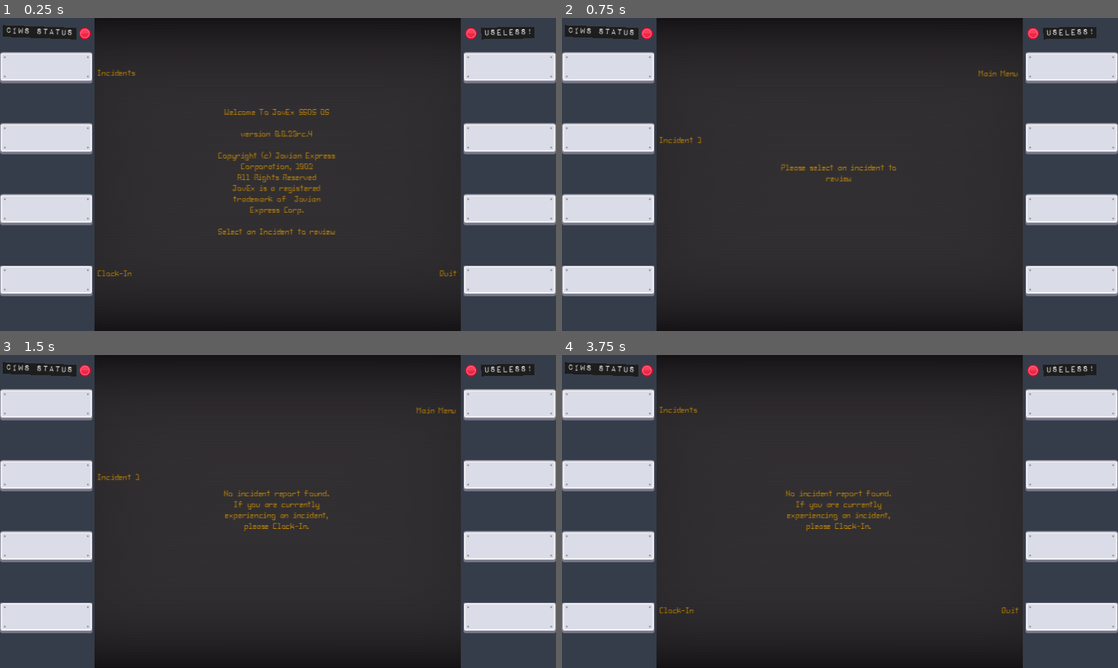
Above: before the commit, frames 1-4 (two rows, left to right).
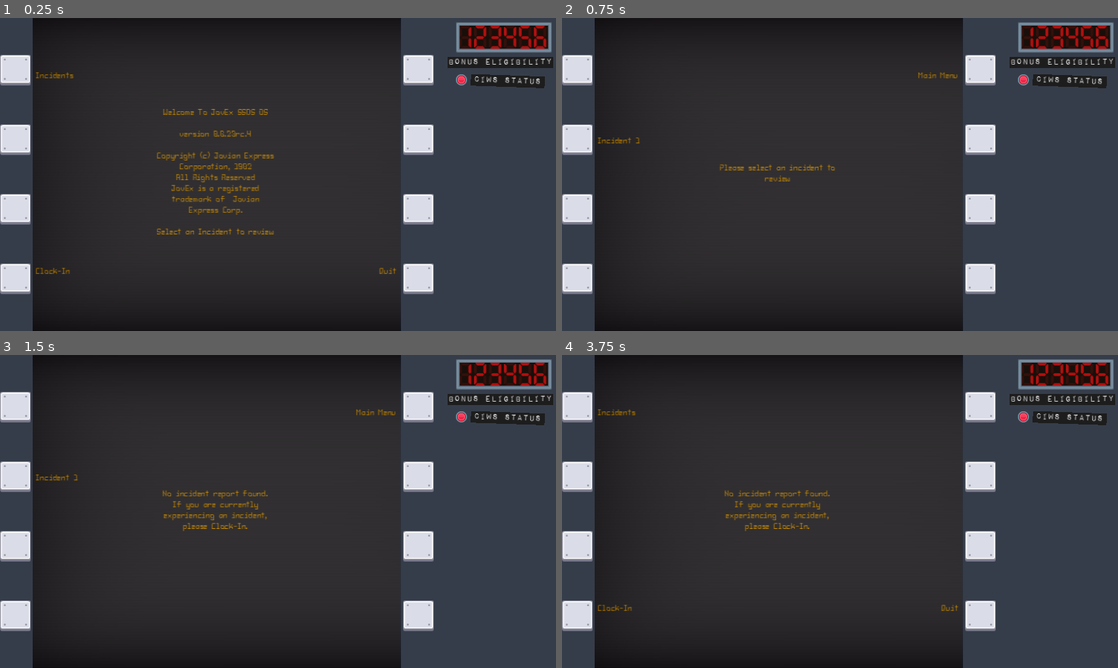
Above: after the commit, the same moments.

Repository: matthew-cavener/untitled_missile_game
Game: Godot game, scene res://ui/multi_function_display_panel.tscn
The game is run twice, just before and just after one commit, with the same random seed, the same clock (stepped at 60 frames per second) and the same inputs.
Inputs (mouse positions are in pixels of both pictures, inside the frame that each line leads up to; where the layout moved, square brackets give the same spot in the first picture):
- Up to frame 1 (0.25 s): no input
- Up to frame 2 (0.75 s): click (578, 71) [606, 68] at 0.5 s
- Up to frame 3 (1.5 s): click (16, 477) [44, 477] at 1.25 s
- Up to frame 4 (3.75 s): click (578, 545) [606, 545] at 2 s; click (578, 614) [606, 617] at 2.75 s; click (1040, 408) [1073, 405] at 3.5 s

The runs differ from the first frame. In frame 1, 31% of the frame differs, in the area x 0-100%, y 0-100%; in frame 2, 29%; in frame 3, 29%; in frame 4, 29%.

Commit message:
Add score counter, add credits for assets

Diff:
--- a/ui/multi_function_display_panel.gd
+++ b/ui/multi_function_display_panel.gd
@@ -11,12 +11,12 @@
 
 func _on_ciws_available(ciws_available: bool) -> void:
     if ciws_available:
-        $CIWSIndicator.texture = ciws_ready_texture
+        $CIWSIndicatorBorder/CIWSIndicator.texture = ciws_ready_texture
     else:
-        $CIWSIndicator.texture = ciws_unavailable_texture
+        $CIWSIndicatorBorder/CIWSIndicator.texture = ciws_unavailable_texture
 
 func _on_ciws_started_firing() -> void:
-    $CIWSIndicator.texture = ciws_firing_texture
+    $CIWSIndicatorBorder/CIWSIndicator.texture = ciws_firing_texture
 
 func _on_ciws_stopped_firing() -> void:
-    $CIWSIndicator.texture = ciws_ready_texture
+    $CIWSIndicatorBorder/CIWSIndicator.texture = ciws_ready_texture
--- a/ui/multi_function_display_panel.tscn
+++ b/ui/multi_function_display_panel.tscn
@@ -1,13 +1,16 @@
-[gd_scene load_steps=10 format=3 uid="uid://67f8uqxwgsxf"]
+[gd_scene load_steps=13 format=3 uid="uid://67f8uqxwgsxf"]
 
 [ext_resource type="PackedScene" uid="uid://b8sqw4ayd2bre" path="res://ui/left_button_panel.tscn" id="1_kwx1i"]
 [ext_resource type="Script" path="res://ui/multi_function_display_panel.gd" id="1_owumd"]
+[ext_resource type="PackedScene" uid="uid://d3s5tc3pqt887" path="res://ui/numerical_display.tscn" id="2_eh1dq"]
 [ext_resource type="PackedScene" uid="uid://cx1cl51q5v2gw" path="res://ui/display.tscn" id="2_um87o"]
 [ext_resource type="PackedScene" uid="uid://ct82xuv03s3vg" path="res://ui/right_button_panel.tscn" id="3_aneim"]
 [ext_resource type="PackedScene" uid="uid://dg0e1sxtg5ffn" path="res://world/world.tscn" id="3_lyras"]
 [ext_resource type="Shader" path="res://ui/display_crt.gdshader" id="5_mp8xj"]
 [ext_resource type="Texture2D" uid="uid://dua1gcw3ac7an" path="res://assets/visual/red_bar_round_gloss_large_square.png" id="6_px255"]
 [ext_resource type="FontFile" uid="uid://cblx6sd5gyfog" path="res://assets/visual/Impact Label Reversed.ttf" id="7_vu1or"]
+[ext_resource type="Texture2D" uid="uid://bahric3gcqove" path="res://assets/visual/panel_border_grey.png" id="9_oyibe"]
+[ext_resource type="Texture2D" uid="uid://du5eo1ounyqw3" path="res://assets/visual/round_grey.png" id="11_qldy5"]
 
 [sub_resource type="ShaderMaterial" id="ShaderMaterial_g8o1p"]
 shader = ExtResource("5_mp8xj")
@@ -26,21 +29,15 @@
 anchors_preset = 15
 anchor_right = 1.0
 anchor_bottom = 1.0
-offset_top = -8.0
-offset_bottom = 8.0
 grow_horizontal = 2
 grow_vertical = 2
 color = Color(0.211765, 0.239216, 0.290196, 1)
 
 [node name="MFDVerticalBox" type="HBoxContainer" parent="."]
-layout_mode = 1
-anchors_preset = 15
-anchor_right = 1.0
-anchor_bottom = 1.0
-offset_top = -8.0
-offset_bottom = 8.0
-grow_horizontal = 2
-grow_vertical = 2
+clip_contents = true
+layout_mode = 2
+offset_right = 1152.0
+offset_bottom = 648.0
 size_flags_horizontal = 3
 size_flags_vertical = 3
 alignment = 1
@@ -51,73 +48,122 @@
 [node name="Display" parent="MFDVerticalBox" instance=ExtResource("2_um87o")]
 clip_contents = true
 layout_mode = 2
-size_flags_stretch_ratio = 4.0
+size_flags_stretch_ratio = 2.41
 
-[node name="CanvasLayer" type="CanvasLayer" parent="MFDVerticalBox/Display"]
-offset = Vector2(196, 0)
-transform = Transform2D(1, 0, 0, 1, 196, 0)
+[node name="ShaderCanvasLayer" type="CanvasLayer" parent="MFDVerticalBox/Display"]
+offset = Vector2(67.4, 0)
+transform = Transform2D(1, 0, 0, 1, 67.4, 0)
 
-[node name="ColorRect" type="ColorRect" parent="MFDVerticalBox/Display/CanvasLayer"]
+[node name="ShaderColorRect" type="ColorRect" parent="MFDVerticalBox/Display/ShaderCanvasLayer"]
+z_index = 8
 material = SubResource("ShaderMaterial_g8o1p")
+clip_contents = true
 anchors_preset = -1
-anchor_right = 0.66
+anchor_right = 0.662326
 anchor_bottom = 1.0
-offset_right = -1.32001
 grow_horizontal = 2
 grow_vertical = 2
 size_flags_horizontal = 3
 size_flags_vertical = 3
+metadata/_edit_use_anchors_ = true
 
 [node name="World" parent="MFDVerticalBox/Display" instance=ExtResource("3_lyras")]
-position = Vector2(380, 328)
+position = Vector2(380, 320)
 
 [node name="RightButtonPanel" parent="MFDVerticalBox" instance=ExtResource("3_aneim")]
 layout_mode = 2
 size_flags_horizontal = 3
 
-[node name="CIWSIndicator" type="Sprite2D" parent="."]
-position = Vector2(176, 32)
-texture = ExtResource("6_px255")
-
-[node name="UselessIndicator" type="Sprite2D" parent="."]
-position = Vector2(976, 32)
-texture = ExtResource("6_px255")
-
 [node name="CIWSLabel" type="ColorRect" parent="."]
-layout_mode = 0
-offset_left = 6.0
-offset_top = 15.0
-offset_right = 159.0
-offset_bottom = 39.0
+layout_mode = 1
+anchors_preset = -1
+anchor_left = 0.847222
+anchor_top = 0.179012
+anchor_right = 0.979227
+anchor_bottom = 0.224267
+offset_right = 0.930786
+offset_bottom = -5.32501
 rotation = 0.0349066
 color = Color(0.114897, 0.114897, 0.114897, 1)
+metadata/_edit_use_anchors_ = true
 
 [node name="CIWSLabelText" type="Label" parent="CIWSLabel"]
-layout_mode = 0
-offset_right = 153.0
-offset_bottom = 24.0
+layout_mode = 1
+anchors_preset = 15
+anchor_right = 1.0
+anchor_bottom = 1.0
+grow_horizontal = 2
+grow_vertical = 2
 theme_override_fonts/font = ExtResource("7_vu1or")
 theme_override_font_sizes/font_size = 21
 text = "CIWS Status"
 horizontal_alignment = 1
 vertical_alignment = 1
 metadata/_edit_lock_ = true
+metadata/_edit_use_anchors_ = true
 
-[node name="UselessLabel" type="ColorRect" parent="."]
-layout_mode = 0
-offset_left = 997.0
-offset_top = 20.0
-offset_right = 1107.0
-offset_bottom = 44.0
-rotation = -0.0174533
+[node name="BonusLabel" type="ColorRect" parent="."]
+layout_mode = 1
+anchors_preset = -1
+anchor_left = 0.805556
+anchor_top = 0.123457
+anchor_right = 0.994792
+anchor_bottom = 0.160494
+offset_bottom = 1.52588e-05
 color = Color(0.114897, 0.114897, 0.114897, 1)
+metadata/_edit_use_anchors_ = true
 
-[node name="UselessLabelText" type="Label" parent="UselessLabel"]
-layout_mode = 0
-offset_right = 112.0
-offset_bottom = 24.0
+[node name="BonusLabelText" type="Label" parent="BonusLabel"]
+layout_mode = 1
+anchors_preset = 15
+anchor_right = 1.0
+anchor_bottom = 1.0
+grow_horizontal = 2
+grow_vertical = 2
 theme_override_fonts/font = ExtResource("7_vu1or")
 theme_override_font_sizes/font_size = 21
-text = "USELESS!"
+text = "Bonus Eligibility"
 horizontal_alignment = 1
 vertical_alignment = 1
+metadata/_edit_lock_ = true
+metadata/_edit_use_anchors_ = true
+
+[node name="NinePatchRect" type="NinePatchRect" parent="."]
+layout_mode = 1
+anchors_preset = -1
+anchor_left = 0.819444
+anchor_top = 0.0123457
+anchor_right = 0.993056
+anchor_bottom = 0.111111
+grow_horizontal = 2
+grow_vertical = 2
+texture = ExtResource("9_oyibe")
+region_rect = Rect2(0, 0, 64, 64)
+patch_margin_left = 8
+patch_margin_top = 8
+patch_margin_right = 8
+patch_margin_bottom = 8
+metadata/_edit_use_anchors_ = true
+
+[node name="NumericalDisplay" parent="NinePatchRect" instance=ExtResource("2_eh1dq")]
+show_behind_parent = true
+layout_mode = 1
+anchor_left = 0.0392157
+anchor_top = 0.125
+anchor_right = 0.960784
+anchor_bottom = 0.875
+offset_right = 0.0
+offset_bottom = 0.0
+metadata/_edit_use_anchors_ = true
+metadata/_edit_lock_ = true
+
+[node name="CIWSIndicatorBorder" type="Sprite2D" parent="."]
+position = Vector2(956, 128)
+scale = Vector2(0.375, 0.375)
+texture = ExtResource("11_qldy5")
+
+[node name="CIWSIndicator" type="Sprite2D" parent="CIWSIndicatorBorder"]
+position = Vector2(-2.86102e-06, 1.19209e-07)
+scale = Vector2(2, 2)
+texture = ExtResource("6_px255")
+metadata/_edit_lock_ = true
--- /dev/null
+++ b/ui/numerical_display.gd
@@ -0,0 +1,72 @@
+extends Control
+
+@export var flashes: int = 3
+@export var flash_delay: float = 0.333
+@export var reveal_time: float = 0.333
+@export var new_value: String = "123456"
+
+@onready var lit_segments = $LitSegments
+var is_updating: bool = false
+var current_timers = []
+
+# func _ready() -> void:
+#     update_display(flashes, flash_delay, new_value, reveal_time)
+
+func _flash(flashes: int, delay: float, new_value: String, flash_count: int, reveal_time: float) -> void:
+    if flash_count < flashes * 2:
+        lit_segments.visible = not lit_segments.visible
+        flash_count += 1
+        var timer = Timer.new()
+        add_child(timer)
+        current_timers.append(timer)
+        timer.wait_time = delay
+        timer.one_shot = true
+        timer.connect("timeout", _on_flash_timeout.bind(flashes, delay, new_value, flash_count, reveal_time))
+        timer.start()
+    else:
+        lit_segments.visible = true
+        _reveal(new_value, reveal_time)
+
+func _on_flash_timeout(flashes: int, delay: float, new_value: String, flash_count: int, reveal_time: float) -> void:
+    _flash(flashes, delay, new_value, flash_count, reveal_time)
+
+func _reveal(new_value: String, reveal_time: float) -> void:
+    lit_segments.text = new_value
+    lit_segments.visible_characters = 0
+    var reveal_index = 0
+    var reveal_delay = reveal_time / new_value.length()
+    _reveal_step(new_value, reveal_index, reveal_delay)
+
+func _reveal_step(new_value: String, reveal_index: int, reveal_delay: float) -> void:
+    if reveal_index < new_value.length():
+        reveal_index += 1
+        lit_segments.visible_characters = reveal_index
+        var timer = Timer.new()
+        add_child(timer)
+        current_timers.append(timer)
+        timer.wait_time = reveal_delay
+        timer.one_shot = true
+        timer.connect("timeout", Callable(self, "_on_reveal_step_timeout").bind(new_value, reveal_index, reveal_delay))
+        timer.start()
+    else:
+        lit_segments.visible_characters = new_value.length()
+        is_updating = false
+        _cleanup_timers()
+
+func _on_reveal_step_timeout(new_value: String, reveal_index: int, reveal_delay: float) -> void:
+    _reveal_step(new_value, reveal_index, reveal_delay)
+
+func update_display(flashes: int, delay: float, new_value: String, reveal_time: float) -> void:
+    if is_updating:
+        _cleanup_timers()
+    is_updating = true
+    var flash_count = 0
+    _flash(flashes, delay, new_value, flash_count, reveal_time)
+
+func _cleanup_timers() -> void:
+    for timer in current_timers:
+        timer.queue_free()
+    current_timers.clear()
+
+func _on_button_pressed() -> void:
+    update_display(6, 0.167, "hello", 0.167)
--- /dev/null
+++ b/ui/numerical_display.tscn
@@ -0,0 +1,61 @@
+[gd_scene load_steps=3 format=3 uid="uid://d3s5tc3pqt887"]
+
+[ext_resource type="FontFile" uid="uid://cob1xxrwso2hs" path="res://assets/visual/fs-sevegment.ttf" id="1_eyi5f"]
+[ext_resource type="Script" path="res://ui/numerical_display.gd" id="1_gxve3"]
+
+[node name="NumericalDisplay" type="Control"]
+layout_mode = 3
+anchor_right = 0.167
+anchor_bottom = 0.074
+offset_right = -0.384018
+offset_bottom = 0.0480003
+grow_horizontal = 2
+grow_vertical = 2
+script = ExtResource("1_gxve3")
+
+[node name="PlasticTint" type="ColorRect" parent="."]
+layout_mode = 1
+anchors_preset = 15
+anchor_right = 1.0
+anchor_bottom = 1.0
+grow_horizontal = 2
+grow_vertical = 2
+color = Color(0.0980392, 0.0588235, 0.0392157, 1)
+metadata/_edit_lock_ = true
+
+[node name="UnlitSegmentBleed" type="Label" parent="."]
+layout_mode = 1
+anchors_preset = 15
+anchor_right = 1.0
+anchor_bottom = 1.0
+grow_horizontal = 2
+grow_vertical = 2
+theme_override_colors/font_color = Color(0.705882, 0.0588235, 0.0588235, 0.184314)
+theme_override_fonts/font = ExtResource("1_eyi5f")
+theme_override_font_sizes/font_size = 48
+text = "888888"
+vertical_alignment = 1
+metadata/_edit_lock_ = true
+
+[node name="LitSegments" type="Label" parent="."]
+layout_mode = 1
+anchors_preset = 15
+anchor_right = 1.0
+anchor_bottom = 1.0
+grow_horizontal = 2
+grow_vertical = 2
+theme_override_colors/font_color = Color(0.705882, 0.0588235, 0.0588235, 1)
+theme_override_fonts/font = ExtResource("1_eyi5f")
+theme_override_font_sizes/font_size = 48
+text = "123456"
+vertical_alignment = 1
+metadata/_edit_lock_ = true
+
+[node name="Button" type="Button" parent="."]
+layout_mode = 0
+offset_left = 200.0
+offset_right = 256.0
+offset_bottom = 48.0
+text = "UPDATE!"
+
+[connection signal="pressed" from="Button" to="." method="_on_button_pressed"]
--- a/ui/panel_button.tscn
+++ b/ui/panel_button.tscn
@@ -1,7 +1,7 @@
 [gd_scene load_steps=16 format=3 uid="uid://cgc86k1dh6but"]
 
-[ext_resource type="Texture2D" uid="uid://crkq1bqmnpsyr" path="res://assets/visual/button_rectangle_depth.png" id="1_naua7"]
-[ext_resource type="Texture2D" uid="uid://ck86qbma2slcy" path="res://assets/visual/panel_rectangle_screws.png" id="2_sk6xn"]
+[ext_resource type="Texture2D" uid="uid://cobpb0ny5yito" path="res://assets/visual/button_square_depth.png" id="1_0cmy0"]
+[ext_resource type="Texture2D" uid="uid://dxsffax3pkry2" path="res://assets/visual/panel_square_screws.png" id="2_5w5i7"]
 [ext_resource type="AudioStream" uid="uid://csh8mskma1khu" path="res://assets/audio/switch1.ogg" id="3_7gcal"]
 [ext_resource type="Script" path="res://ui/panel_button.gd" id="3_n511q"]
 [ext_resource type="AudioStream" uid="uid://bbpdgkaxm1rhs" path="res://assets/audio/switch2.ogg" id="4_f4pmx"]
@@ -33,8 +33,8 @@
 [node name="PanelButton" type="TextureButton"]
 offset_right = 40.0
 offset_bottom = 40.0
-texture_normal = ExtResource("1_naua7")
-texture_pressed = ExtResource("2_sk6xn")
+texture_normal = ExtResource("1_0cmy0")
+texture_pressed = ExtResource("2_5w5i7")
 script = ExtResource("3_n511q")
 
 [node name="ButtonDown" type="AudioStreamPlayer2D" parent="."]
Binary file added: assets/visual/button_square_depth.png
Not shown, added: assets/visual/button_square_depth.png.import
Binary file added: assets/visual/fs-sevegment.ttf
Not shown, added: assets/visual/fs-sevegment.ttf.import
Binary file added: assets/visual/panel_border_grey.png
Not shown, added: assets/visual/panel_border_grey.png.import
Binary file added: assets/visual/panel_grey.png
Not shown, added: assets/visual/panel_grey.png.import
Binary file added: assets/visual/panel_square_screws.png
Not shown, added: assets/visual/panel_square_screws.png.import
Binary file added: assets/visual/round_grey.png
Not shown, added: assets/visual/round_grey.png.import
(and 1 more such lines)
